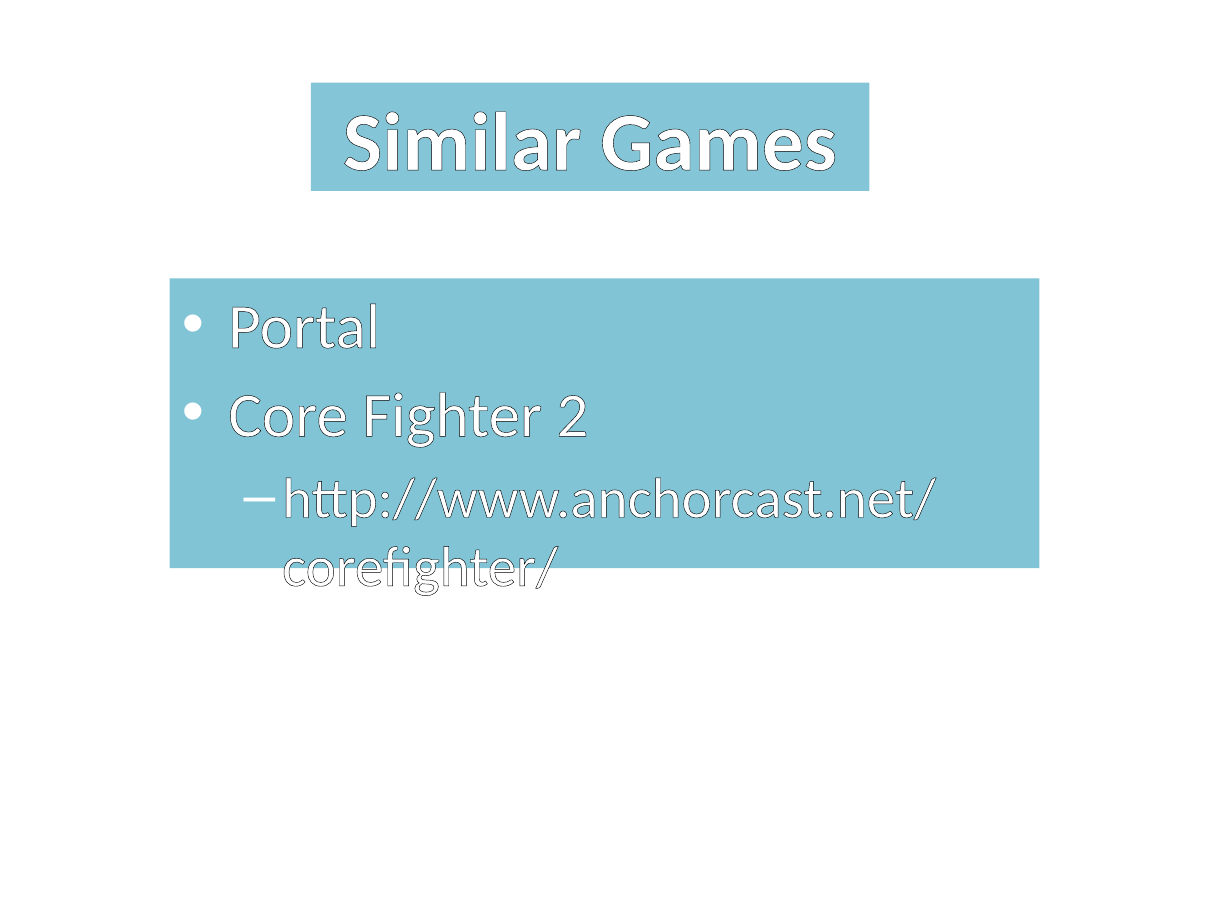
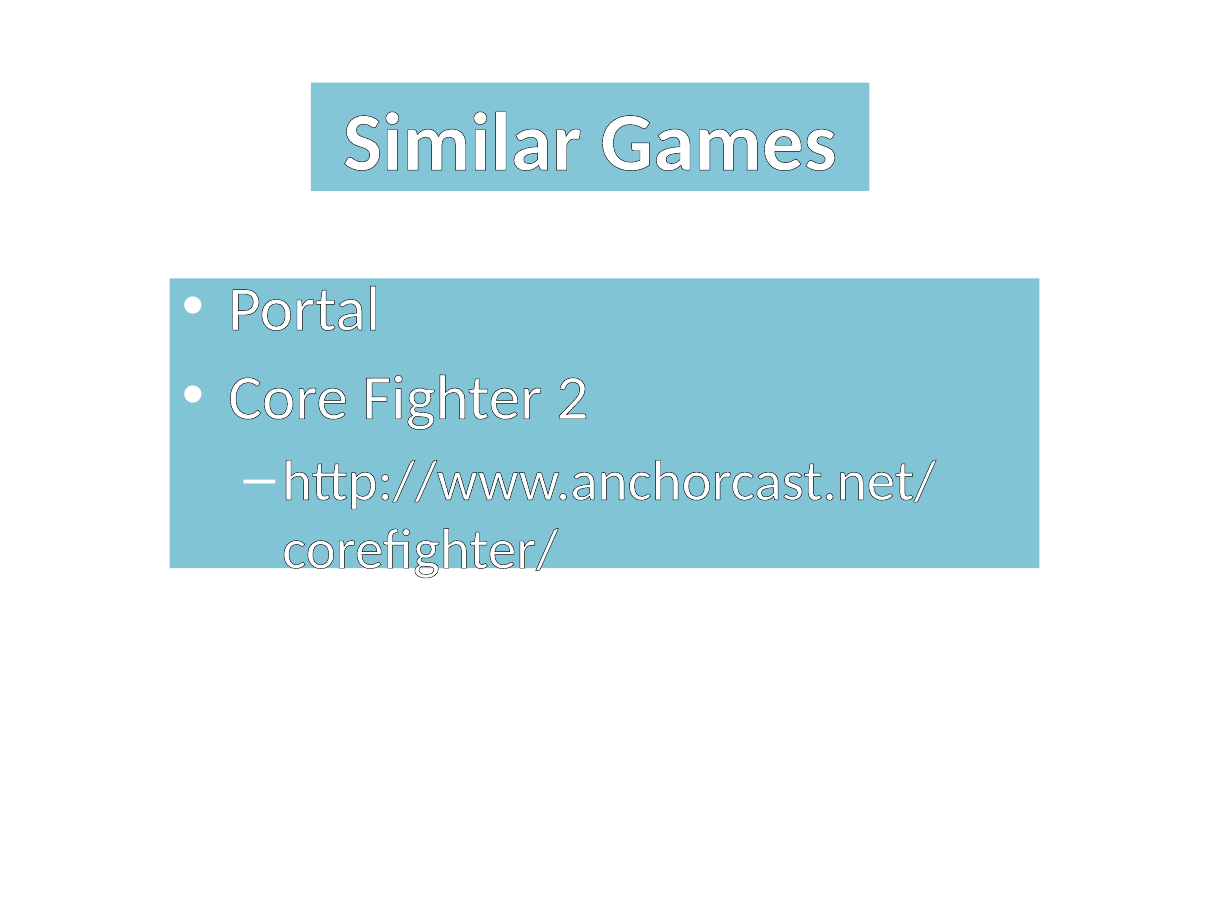
Before and after one commit to elanas/TheCrazySix, a slide deck: slide 3 of docs/Beta.pptx. Drawn at 1232x924 pixels with LibreOffice and Linux fonts; fonts in the diff are those of the drawing; background and template pictures are left out. Boxes give left, top, right and bottom in pixels: in the first picture for what was removed or moved away, otherwise in the second. Text is boxed around its words. In the diff, an @@ line names an element or a change of style, - is before the commit and + after.

Commit message:
centered text and added questions slide

```diff
--- a/docs/Beta.pptx
+++ b/docs/Beta.pptx
@@ text "Portal" at [170,278,1040,568]: vertical alignment top to middle @@
```
Also in this commit, not shown: 3 other slides changed, 1 slide added.
